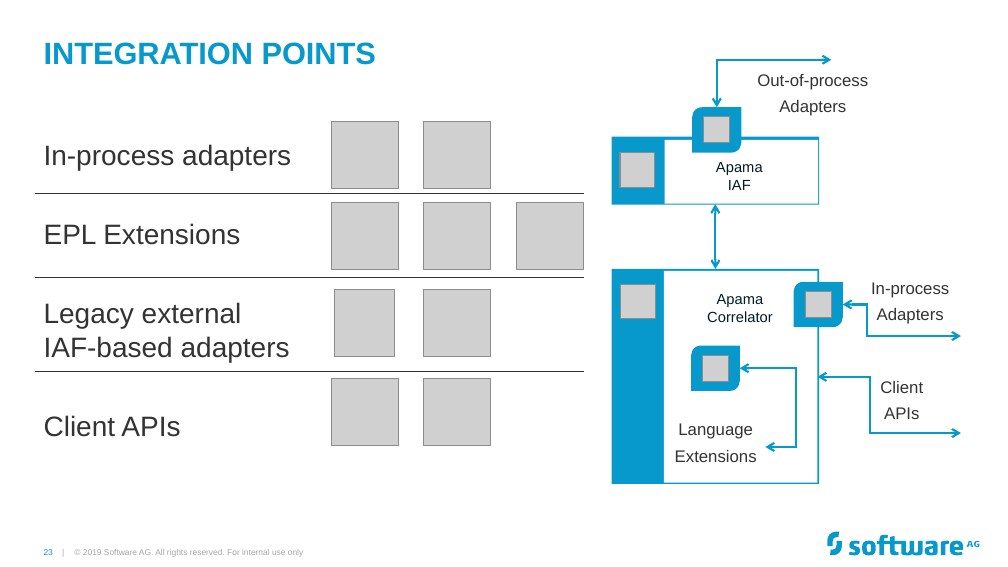
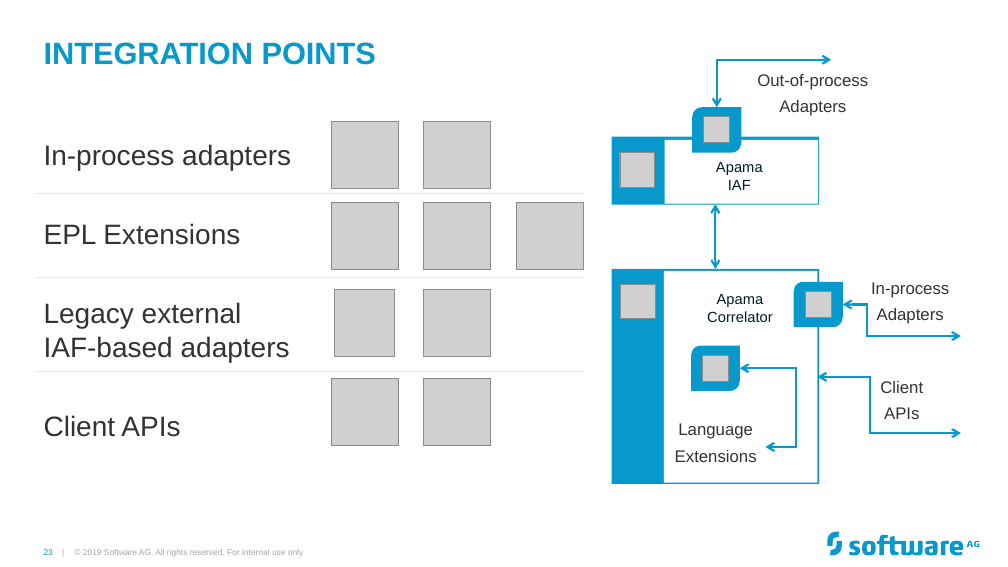
Before and after one commit to Cumulocity-IoT/apama-streaming-analytics-intro-training, a slide deck: slide 23 of Apama GAP Training.pptx. Drawn at 1008x567 pixels with LibreOffice and Linux fonts; fonts in the diff are those of the drawing; grey boxes stand for pictures; background and template pictures are left out. Boxes give left, top, right and bottom in pixels: in the first picture for what was removed or moved away, otherwise in the second. Text is boxed around its words. In the diff, an @@ line names an element or a change of style, - is before the commit and + after.

```diff
--- a/Apama GAP Training.pptx
+++ b/Apama GAP Training.pptx
@@ line (35, 194) - (584, 194): stroke #333333 0.5 pt to #EAEAEA 0.5 pt @@
@@ line (35, 277) - (584, 277): stroke #333333 0.5 pt to #EAEAEA 0.5 pt @@
@@ line (35, 371) - (584, 371): stroke #333333 0.5 pt to #EAEAEA 0.5 pt @@
```
Also in this commit, not shown: 1 other slide changed.
